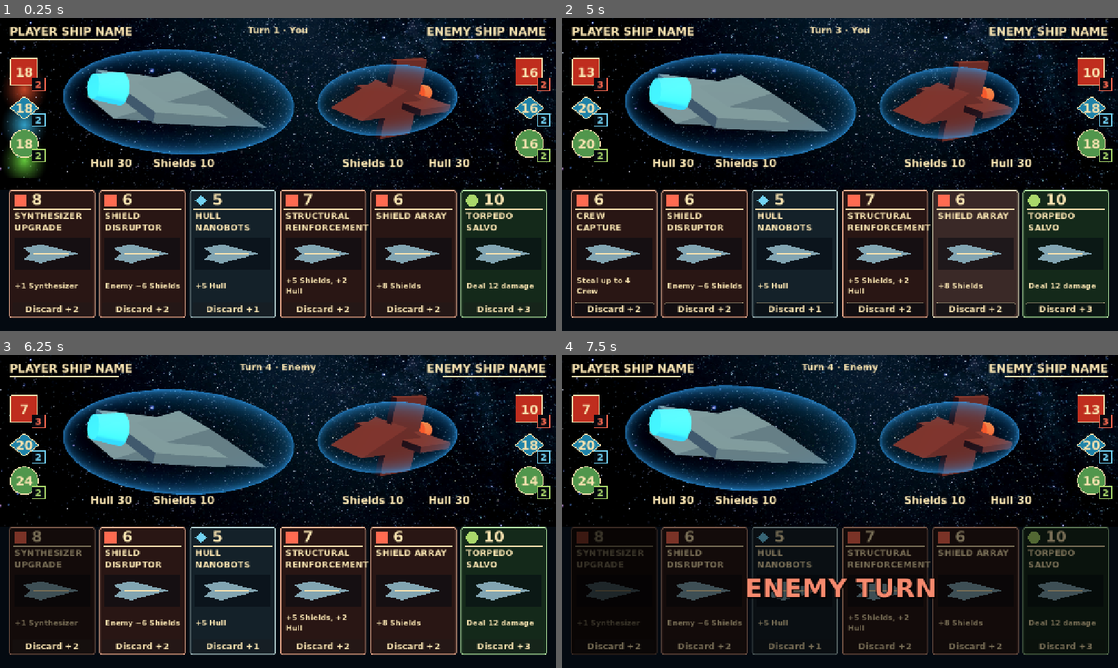
Above: before the commit, frames 1-4 (two rows, left to right).
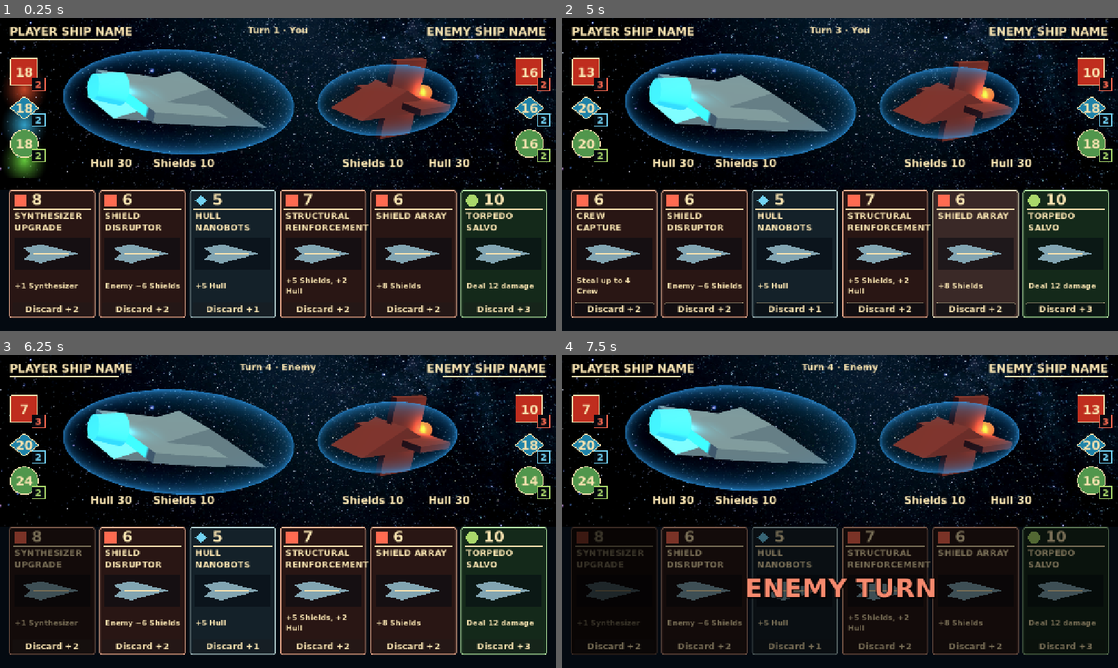
Above: after the commit, the same moments.

Repository: RPGMaster2000/arcospace
Game: Godot game, scene res://scenes/board_3d.tscn
Two runs of this game, one before a commit and one after it. Both use one fixed random seed, a clock stepped at 60 frames per second and the inputs below.
Inputs (mouse positions are in pixels of both pictures, inside the frame that each line leads up to):
- Up to frame 1 (0.25 s): no input
- Up to frame 2 (5 s): click "8" at 0.5 s; move the mouse to (962, 158) at 1.27 s; click (962, 158) at 1.42 s; drag from (728, 190) to (812, 237) at 2.02 s; move the mouse to (895, 105) at 2.77 s; click (895, 105) at 2.92 s; drag from (812, 237) to (673, 127) at 3.52 s; move the mouse to (1006, 221) at 4.27 s; click (1006, 221) at 4.42 s
- Up to frame 3 (6.25 s): click "6" at 5 s; drag from (111, 464) to (194, 433) at 5.77 s
- Up to frame 4 (7.5 s): move the mouse to (867, 511) at 6.52 s; click (867, 511) at 6.67 s; drag from (756, 433) to (728, 527) at 7.27 s

The runs differ from the first frame. In frame 1, 0.7% of the frame differs, in the area x 15-80%, y 17-33%; in frame 2, 0.7%; in frame 3, 0.7%, in the area x 15-79%, y 17-34%; in frame 4, 0.7%.

Commit message:
Added some lights to the engines.

Diff:
--- a/scenes/battlefield_3d.tscn
+++ b/scenes/battlefield_3d.tscn
@@ -57,10 +57,19 @@
 [node name="Body" parent="PlayerShip" index="0"]
 transform = Transform3D(0.99680173, 0.07991469, 0, -0.07506968, 0.93636835, -0.3428978, -0.02740257, 0.34180114, 0.9393727, 0, 0, 0)
 
-[node name="Wings" parent="PlayerShip/Body" index="1"]
+[node name="OmniLight3D" type="OmniLight3D" parent="PlayerShip/Body" index="0" unique_id=634081639]
+transform = Transform3D(0.8368925, 0.5287812, -0.14142606, -0.1681116, 0.49419263, 0.85294306, 0.520912, -0.69004637, 0.50248045, -1.562109, -0.05129224, -0.026351418)
+light_color = Color(0, 0.8034366, 0.8093504, 1)
+light_energy = 0.3
+light_size = 1.0
+light_specular = 6.282
+omni_range = 1.0
+omni_attenuation = 2.019
+
+[node name="Wings" parent="PlayerShip/Body" index="2"]
 transform = Transform3D(1, 0, 0, 0, 1, 0, 0, 0, 1, -0.65, -0.08, 0)
 
-[node name="Engine" parent="PlayerShip/Body" index="2"]
+[node name="Engine" parent="PlayerShip/Body" index="3"]
 transform = Transform3D(6.798655e-08, -0.99999994, 1.8626451e-09, 0.99999994, 6.798655e-08, 2.9802322e-08, -2.9802322e-08, -1.8626451e-09, 0.99999994, -1.6994147, 0.0040554404, -7.450581e-09)
 
 [node name="Shield" parent="PlayerShip" index="1"]
@@ -75,15 +84,23 @@
 [node name="Hull" parent="EnemyShip/Body" index="0"]
 material_override = SubResource("EnemyMaterial")
 
-[node name="Wings" parent="EnemyShip/Body" index="1"]
+[node name="OmniLight3D2" type="OmniLight3D" parent="EnemyShip/Body" index="1" unique_id=1784126935]
+transform = Transform3D(-0.79768556, -0.603049, 0.0054802597, -0.32092956, 0.43216956, 0.8427539, -0.51059014, 0.6704938, -0.53827167, -1.3303316, 0.1181649, -0.21753368)
+light_color = Color(0.92866987, 0.6274537, 0.37097248, 1)
+light_size = 1.0
+light_specular = 0.0
+omni_range = 1.229
+omni_attenuation = 1.589
+
+[node name="Wings" parent="EnemyShip/Body" index="2"]
 transform = Transform3D(1, 0, 0, 0, 1, 0, 0, 0, 1, -0.65, -0.08, 0)
 
-[node name="Wings2" type="MeshInstance3D" parent="EnemyShip/Body" index="2" unique_id=615567739]
+[node name="Wings2" type="MeshInstance3D" parent="EnemyShip/Body" index="3" unique_id=615567739]
 transform = Transform3D(1, 0, 0, 0, -4.371139e-08, -1, 0, 1, -4.371139e-08, -0.65, -0.08, 0)
 material_override = SubResource("HullMaterial")
 mesh = SubResource("WingMesh")
 
-[node name="Engine" parent="EnemyShip/Body" index="3"]
+[node name="Engine" parent="EnemyShip/Body" index="4"]
 transform = Transform3D(6.61239e-08, -1.0000001, -1.8626451e-09, 1.0000001, 7.7765435e-08, -2.9802322e-08, 2.9802322e-08, 1.8626451e-09, 1.0000001, -1.6606023, 0.007167101, 7.450581e-09)
 material_override = SubResource("EnemyEngine")
 
